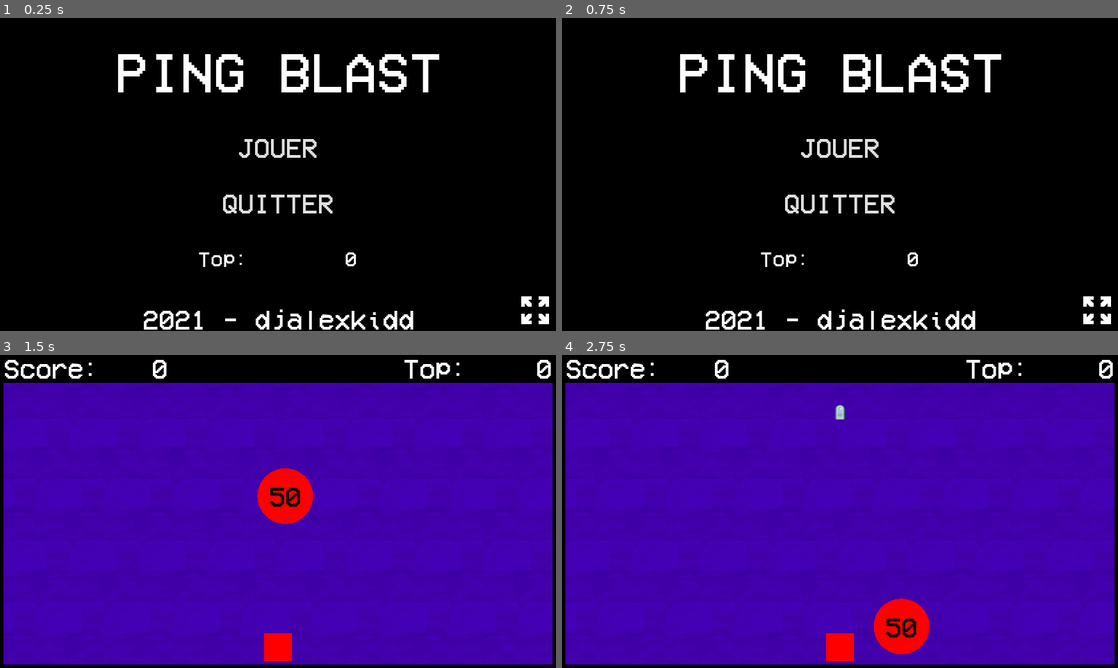
Above: before the commit, frames 1-4 (two rows, left to right).
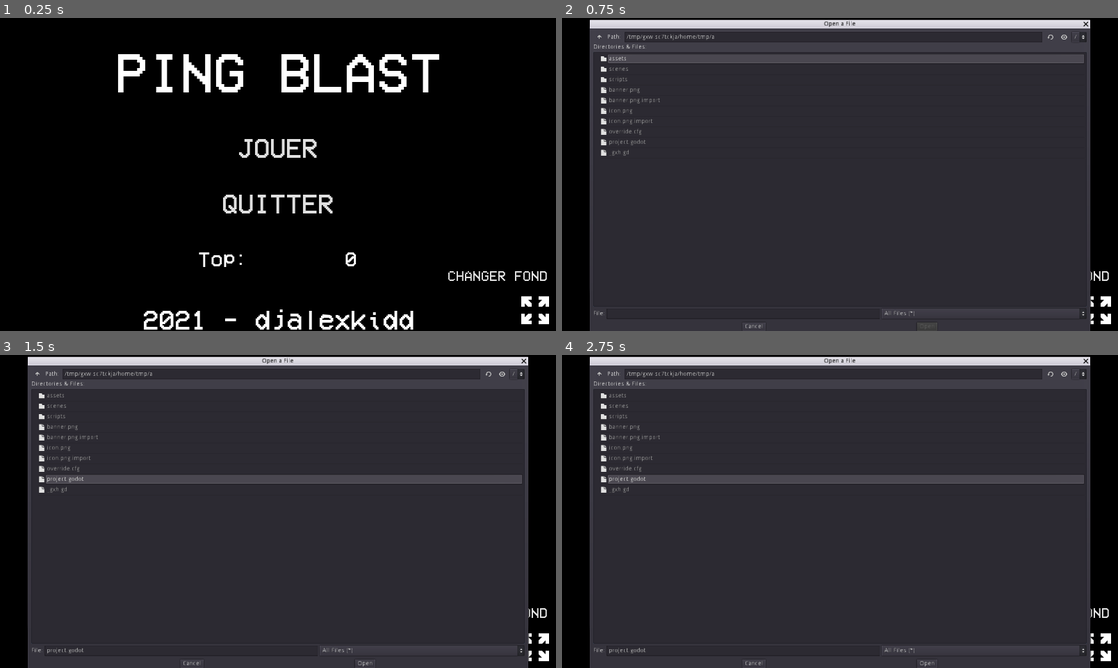
Above: after the commit, the same moments.

Repository: djalexkidd/ping-blast
Game: Godot game, scene res://scenes/MainMenu.tscn
Same seed, same stepped clock (60 frames per second), same inputs: the game is played once before the commit and once after it. Sound files missing from this copy of the repository are replaced by a short silence.
Inputs (mouse positions are in pixels of both pictures, inside the frame that each line leads up to):
- Up to frame 1 (0.25 s): no input
- Up to frame 2 (0.75 s): click (1056, 274) at 0.5 s, where only the run after the commit has a clickable "CHANGER FOND"
- Up to frame 3 (1.5 s): click "JOUER" at 1.25 s
- Up to frame 4 (2.75 s): click (840, 483) at 2 s, where only the run after the commit has a clickable "JOUER"

The runs differ from the first frame. In frame 1, 0.2% of the frame differs, in the area x 80-99%, y 80-84%; in frame 2, 90%; in frame 3, 98%, in the area x 0-100%, y 0-100%; in frame 4, 98%.

Commit message:
Arrière-plan est maintenant modifiable

Diff:
--- a/scenes/MainMenu.tscn
+++ b/scenes/MainMenu.tscn
@@ -22,6 +22,10 @@
 
 [sub_resource type="DynamicFont" id=3]
 size = 64
+font_data = ExtResource( 1 )
+
+[sub_resource type="DynamicFont" id=6]
+size = 32
 font_data = ExtResource( 1 )
 
 [node name="MainMenu" type="Control"]
@@ -125,6 +129,22 @@
 "_edit_use_anchors_": false
 }
 
+[node name="CustomizeButton" type="Button" parent="."]
+anchor_left = 0.5
+anchor_top = 0.5
+anchor_right = 0.5
+anchor_bottom = 0.5
+margin_left = 384.0
+margin_top = 216.0
+margin_right = 624.0
+margin_bottom = 251.0
+custom_fonts/font = SubResource( 6 )
+text = "CHANGER FOND"
+flat = true
+__meta__ = {
+"_edit_use_anchors_": false
+}
+
 [node name="FullScreenButton" type="TextureButton" parent="."]
 anchor_left = 1.0
 anchor_top = 1.0
@@ -134,6 +154,23 @@
 margin_top = -100.0
 texture_normal = ExtResource( 3 )
 
+[node name="FileDialog" type="FileDialog" parent="."]
+anchor_right = 1.0
+anchor_bottom = 1.0
+margin_left = 64.0
+margin_right = -64.0
+margin_bottom = -16.0
+window_title = "Ouvrir un fichier"
+mode = 0
+access = 2
+current_dir = "/home/alexandre/Documents/Projets/ping-blast"
+current_path = "/home/alexandre/Documents/Projets/ping-blast/"
+__meta__ = {
+"_edit_use_anchors_": false
+}
+
 [connection signal="pressed" from="PlayButton" to="." method="_on_PlayButton_pressed"]
 [connection signal="pressed" from="QuitButton" to="." method="_on_QuitButton_pressed"]
+[connection signal="pressed" from="CustomizeButton" to="." method="_on_CustomizeButton_pressed"]
 [connection signal="pressed" from="FullScreenButton" to="." method="_on_FullScreenButton_pressed"]
+[connection signal="file_selected" from="FileDialog" to="." method="_on_FileDialog_file_selected"]
--- a/scripts/Game.gd
+++ b/scripts/Game.gd
@@ -14,6 +14,14 @@
 	var audiostream = load('res://assets/sounds/bgm/' + TRACKS[rand_nb] + '.ogg')
 	get_node("BGM").set_stream(audiostream)
 	$BGM.play()
+
+	if Global.bg_changed:
+		$Background.set_modulate(Color(1,1,1))
+		var image = Image.new()
+		var image_texture = ImageTexture.new()
+		image.load(Global.bg_path)
+		image_texture.create_from_image(image)
+		$Background.texture = image_texture
 
 func _physics_process(delta):
 	if Input.is_action_pressed("click") and can_shoot: #Quand le clic gauche est appuyé
--- a/scripts/Global.gd
+++ b/scripts/Global.gd
@@ -1,3 +1,5 @@
 extends Node
 
 var highscore = 0 #Record
+var bg_changed
+var bg_path
--- a/scripts/MainMenu.gd
+++ b/scripts/MainMenu.gd
@@ -29,3 +29,11 @@
 #Active/Désactive le plein écran
 func _on_FullScreenButton_pressed():
 	OS.window_fullscreen = !OS.window_fullscreen
+
+#Bouton pour changer l'arrière-plan du jeu
+func _on_CustomizeButton_pressed():
+	$FileDialog.popup()
+
+func _on_FileDialog_file_selected(path):
+	Global.bg_changed = true
+	Global.bg_path = path
Binary file added: assets/backgrounds/grid.png
Not shown, added: assets/backgrounds/grid.png.import
Not shown: 1 places in scenes/MainMenu.tscn that only renumber resources
